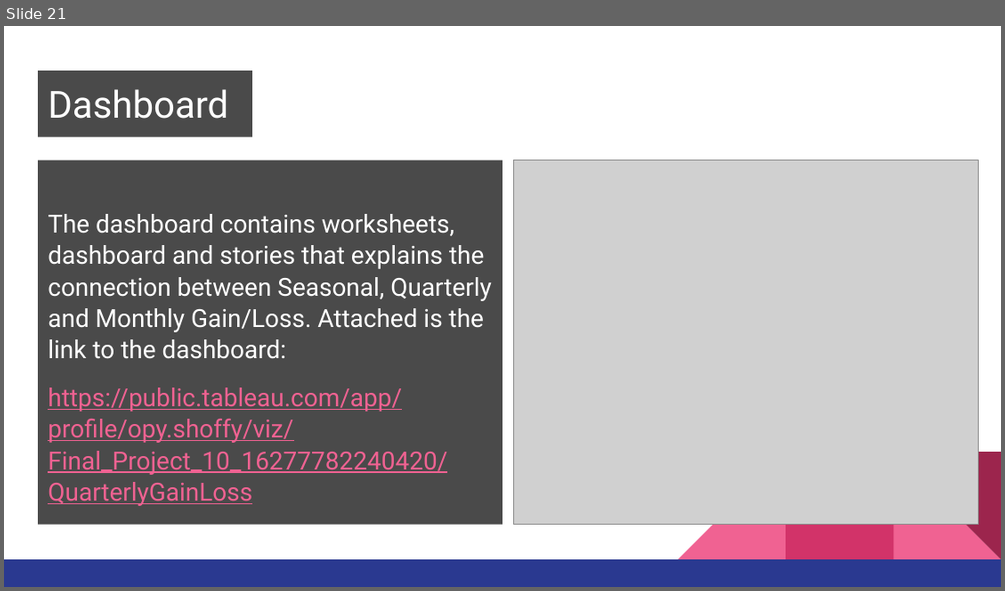
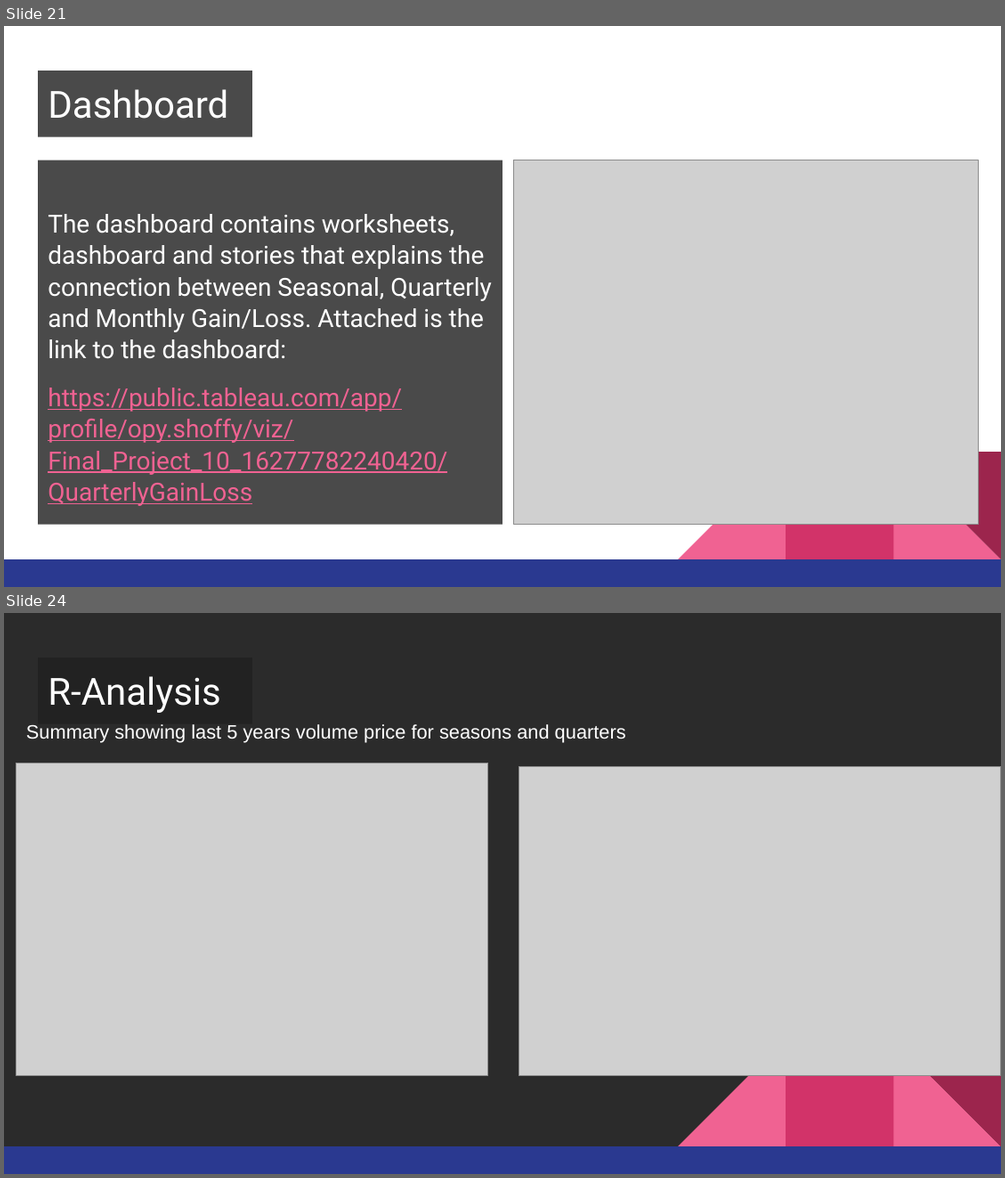
Before and after one commit to opeoje91/Final_Project_10_UTA, a slide deck: SEGMENT 2/Group 10 PowerPoint_Segment_2.pptx. Shown one above the other, each under a label of ours: slide 21 before the commit, slides 21 and 24 after it; the slides between them are not shown. The pictures are 1005x591 and 1005x1178 pixels, drawn with LibreOffice and Linux fonts; fonts in the diff are those of the drawing; grey boxes stand for pictures; background and template pictures are left out; a plain dark background stands for a picture behind light text. Boxes give left, top, right and bottom in pixels: in the first picture for what was removed or moved away, otherwise in the second. Text is boxed around its words. In the diff, an @@ line names an element or a change of style, - is before the commit and + after.

```diff
--- a/SEGMENT 2/Group 10 PowerPoint_Segment_2.pptx
+++ b/SEGMENT 2/Group 10 PowerPoint_Segment_2.pptx
@@ slide 24 added at (4,613,1001,1174), background picture (left out); not listed: 5 template elements that a slide beside it also shows @@
@@ title added at (38,657,252,723), fill #222222 at 81% opacity, 27 pt, text #FFFFFF @@
+R-Analysis
@@ text added at (26,724,626,743), 14 pt, text #FFFFFF @@
+Summary showing last 5 years volume price for seasons and quarters
@@ picture added at (16,763,487,1076) @@
@@ picture added at (518,766,1001,1076) @@
```
Also in this commit, not shown: 2 other slides added, 5 other files.
